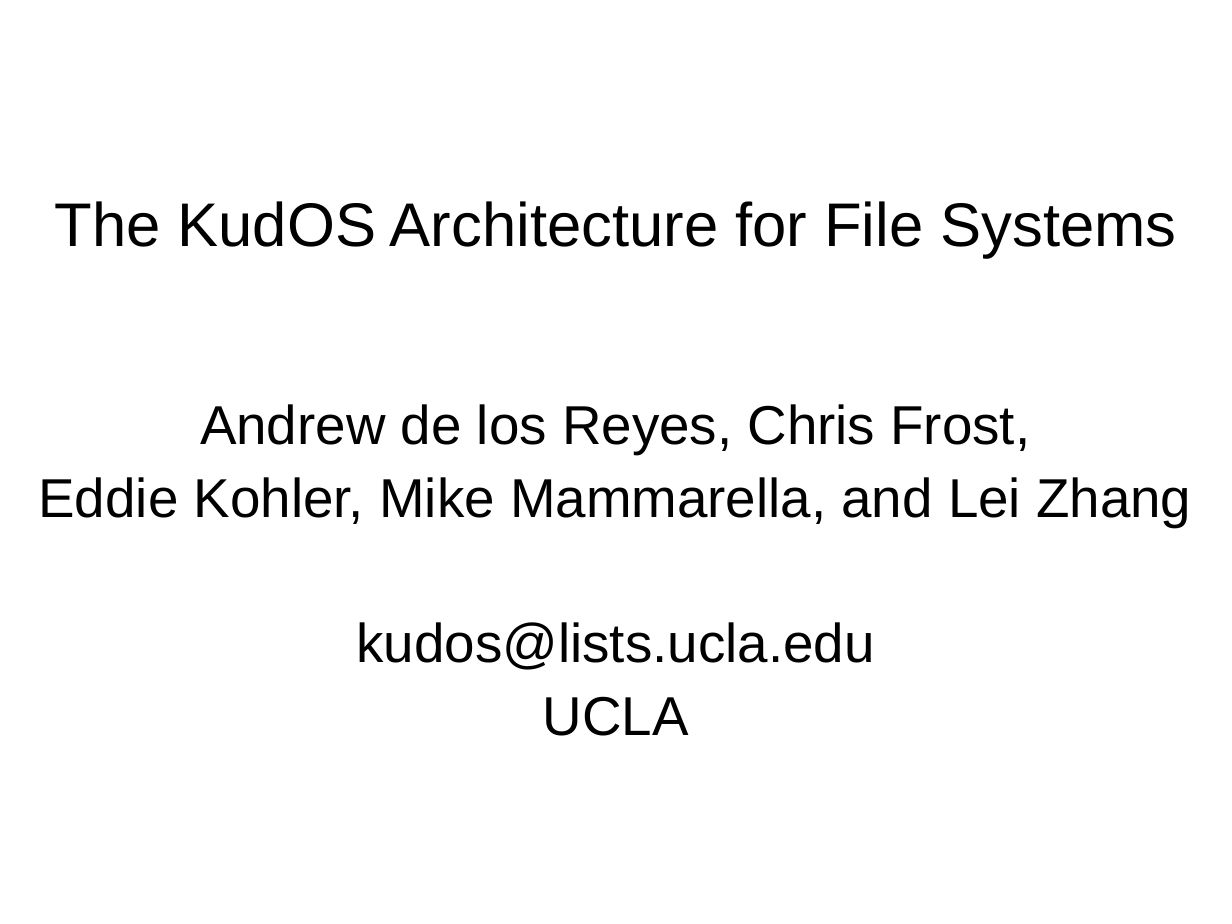
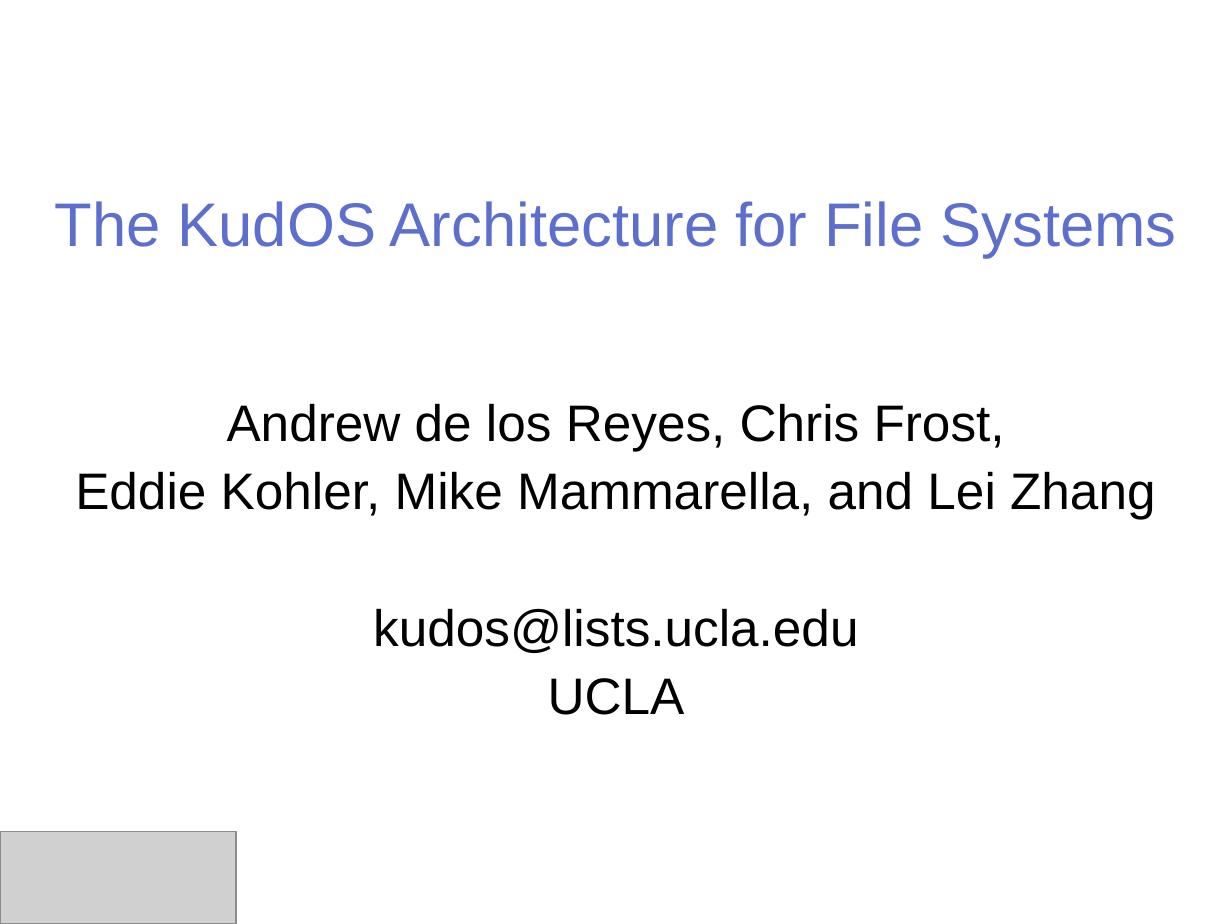
Before and after one commit to ucla-readable/fstitch-doc, a slide deck: slide 14 of sosp_wip/sosp_wip_kudos.ppt (slide 1 before the commit). Drawn at 1232x924 pixels with LibreOffice and Linux fonts; fonts in the diff are those of the drawing; grey boxes stand for pictures; background and template pictures are left out. Boxes give left, top, right and bottom in pixels: in the first picture for what was removed or moved away, otherwise in the second. Text is boxed around its words. In the diff, an @@ line names an element or a change of style, - is before the commit and + after.

Commit message:
r1557: Go go presentation.

```diff
--- a/sosp_wip/sosp_wip_kudos.ppt
+++ b/sosp_wip/sosp_wip_kudos.ppt
@@ title "The KudOS Architecture for File ..." at <box>55,201,1176,258</box>: text colour #000000 to #5C6FCE @@
@@ subtitle "Andrew de los Reyes, Chris ..." at <box>75,403,1155,715</box>: size 32 to 30 pt @@
@@ picture added at <box>0,832,237,924</box> @@
```
Also in this commit, not shown: 2 other slides changed, 12 slides added, 10 slides removed.
